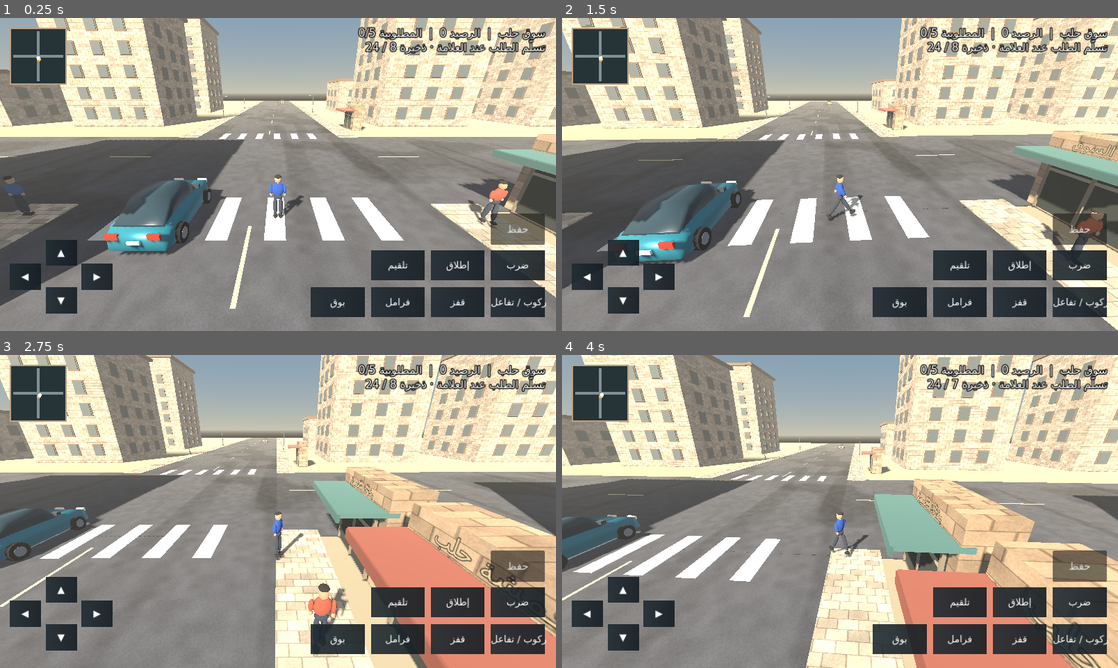
Above: before the commit, frames 1-4 (two rows, left to right).
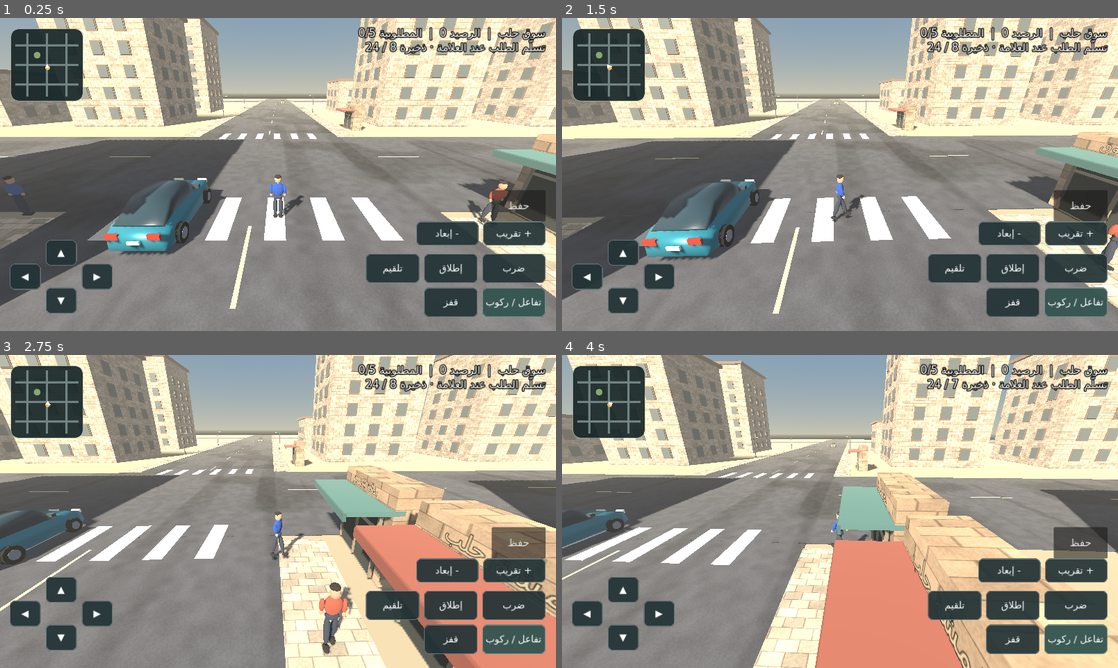
Above: after the commit, the same moments.

Repository: yosef12352/Sham-Streets-3D
Game: Godot game, scene res://main.tscn
Two runs of this game, one before a commit and one after it. Both use one fixed random seed, a clock stepped at 60 frames per second and the inputs below.
Inputs (mouse positions are in pixels of both pictures, inside the frame that each line leads up to):
- Up to frame 1 (0.25 s): no input
- Up to frame 2 (1.5 s): click "حفظ" at 0.5 s; tap Enter at 1.25 s; move the mouse to (962, 158) at 1.27 s; hold Right (ui_right) from 1.28 s (still down); tap E at 1.35 s; click (962, 158) at 1.42 s
- Up to frame 3 (2.75 s): tap Space at 1.52 s; release Right (ui_right) at 2 s; drag from (166, 527) to (250, 574) at 2.02 s
- Up to frame 4 (4 s): move the mouse to (895, 442) at 2.77 s; hold Right (ui_right) 2.78-3.5 s; tap G at 2.85 s; click (895, 442) at 2.92 s; tap E at 3.05 s; drag from (812, 574) to (673, 464) at 3.52 s

The runs differ from the first frame. In frame 1, 9.5% of the frame differs, in the area x 1-100%, y 1-96%; in frame 2, 36%; in frame 3, 31%; in frame 4, 49%, in the area x 0-100%, y 0-100%.

Commit message:
Expand Aleppo map and improve camera and mobile controls

Diff:
--- /dev/null
+++ b/scripts/city_layout.gd
@@ -0,0 +1,11 @@
+extends RefCounted
+
+const HALF_SIZE := 176.0
+const BLOCK_SIZE := 22.0
+const ROAD_CENTERS := [-110.0, 0.0, 110.0]
+const PARK := Vector3(-44, 0, -44)
+
+static func has_building(column: int, row: int) -> bool:
+    if column in [-5, 0, 5] or row in [-5, 0, 5]:
+        return false
+    return not (column in [-3, -2] and row in [-3, -2])
--- a/scripts/district_stream.gd
+++ b/scripts/district_stream.gd
@@ -1,6 +1,6 @@
 extends Node3D
 
-const BLOCK_DISTANCE := 22.0
+const CITY := preload("res://scripts/city_layout.gd")
 const LOAD_RADIUS := 57.0
 const UNLOAD_RADIUS := 70.0
 const UPDATE_DISTANCE := 4.0
@@ -30,12 +30,12 @@
     if focus.distance_squared_to(last_focus) < UPDATE_DISTANCE * UPDATE_DISTANCE:
         return
     last_focus = focus
-    for x in range(-4, 5):
-        for z in range(-4, 5):
-            if x == 0 or z == 0:
+    for x in range(-7, 8):
+        for z in range(-7, 8):
+            if not CITY.has_building(x, z):
                 continue
             var key := Vector2i(x, z)
-            var location := Vector3(x * BLOCK_DISTANCE, 0, z * BLOCK_DISTANCE)
+            var location := Vector3(x * CITY.BLOCK_SIZE, 0, z * CITY.BLOCK_SIZE)
             var distance := focus.distance_squared_to(location)
             if blocks.has(key):
                 if distance > UNLOAD_RADIUS * UNLOAD_RADIUS:
--- a/scripts/market_map.gd
+++ b/scripts/market_map.gd
@@ -1,26 +1,46 @@
 extends Control
 
-const EXTENT := 116.0
+const CITY := preload("res://scripts/city_layout.gd")
 var actor := Vector3.ZERO
 var target := Vector3.ZERO
+var heading := 0.0
 
-func update_positions(position: Vector3, objective: Vector3) -> void:
-    if actor.is_equal_approx(position) and target.is_equal_approx(objective):
+func update_positions(position: Vector3, objective: Vector3, angle: float) -> void:
+    if actor.is_equal_approx(position) and target.is_equal_approx(objective) and is_equal_approx(heading, angle):
         return
     actor = position
     target = objective
+    heading = angle
     queue_redraw()
 
 func _draw() -> void:
     var border := Rect2(Vector2.ZERO, size)
-    draw_rect(border, Color("#263438"))
-    var center := size * 0.5
-    draw_line(Vector2(center.x, 7), Vector2(center.x, size.y - 7), Color("#809194"), 6)
-    draw_line(Vector2(7, center.y), Vector2(size.x - 7, center.y), Color("#809194"), 6)
-    draw_circle(_point(target), 4.5, Color("#f6bb52"))
-    draw_circle(_point(actor), 4.5, Color("#f6ffff"))
-    draw_rect(border, Color("#b8a183"), false, 2)
+    draw_style_box(_panel(), border)
+    var edge := 12.0
+    for road: float in CITY.ROAD_CENTERS:
+        var x := _point(Vector3(road, 0, 0)).x
+        var y := _point(Vector3(0, 0, road)).y
+        draw_line(Vector2(x, edge), Vector2(x, size.y - edge), Color("#728383"), 4, true)
+        draw_line(Vector2(edge, y), Vector2(size.x - edge, y), Color("#728383"), 4, true)
+    var park := _point(CITY.PARK + Vector3(-11, 0, -11))
+    draw_circle(park, 7, Color("#89a76e"), true, -1, true)
+    draw_circle(_point(target), 4.7, Color("#f4bb63"), true, -1, true)
+    var point := _point(actor)
+    var forward := Vector2(-sin(heading), -cos(heading))
+    draw_colored_polygon(PackedVector2Array([
+        point + forward * 6.5,
+        point - forward * 4 + forward.orthogonal() * 4.5,
+        point - forward * 4 - forward.orthogonal() * 4.5
+    ]), Color("#f5fbf7"))
+
+func _panel() -> StyleBoxFlat:
+    var panel := StyleBoxFlat.new()
+    panel.bg_color = Color("#192729ee")
+    panel.border_color = Color("#a9ab9088")
+    panel.set_border_width_all(2)
+    panel.set_corner_radius_all(18)
+    return panel
 
 func _point(location: Vector3) -> Vector2:
-    var normalized := (Vector2(location.x, location.z) / EXTENT).clamp(-Vector2.ONE, Vector2.ONE)
-    return size * 0.5 + normalized * (size * 0.5 - Vector2(9, 9))
+    var normalized := (Vector2(location.x, location.z) / CITY.HALF_SIZE).clamp(-Vector2.ONE, Vector2.ONE)
+    return size * 0.5 + normalized * (size * 0.5 - Vector2(12, 12))
--- a/scripts/world.gd
+++ b/scripts/world.gd
@@ -2,6 +2,7 @@
 
 const UI_FONT := preload("res://assets/fonts/DejaVuSans-UI.ttf")
 const STREET_SURFACE := preload("res://assets/materials/street_surface.gdshader")
+const CITY := preload("res://scripts/city_layout.gd")
 const SPEED := 6.0
 const JUMP_SPEED := 6.0
 const GRAVITY := 18.0
@@ -10,9 +11,16 @@
 var stick := Vector2.ZERO
 var touch_start := Vector2.ZERO
 var touch_id := -1
-var look_id := -1
 var yaw := 0.0
 var pitch := 0.38
+var zoom_scale := 1.0
+var current_zoom := 1.0
+var camera_fingers: Dictionary = {}
+var camera_span := 0.0
+var foot_buttons: Array[TouchScreenButton] = []
+var car_buttons: Array[TouchScreenButton] = []
+var action_button: TouchScreenButton
+var movement_focus := Vector3(INF, 0, INF)
 var car: ShamVehicleController
 var districts := preload("res://scripts/district_stream.gd").new()
 var pedestrians: Node3D
@@ -79,22 +87,26 @@
     add_child(body)
 
 func _build_city() -> void:
-    _box(Vector3(0,-0.5,0), Vector3(240,1,240), Color(0.64,0.58,0.46))
+    _box(Vector3(0,-0.5,0), Vector3(CITY.HALF_SIZE * 2, 1, CITY.HALF_SIZE * 2), Color(0.64,0.58,0.46))
     add_child(districts)
     _build_pedestrians()
     var asphalt := _street_surface(Color("#555557"), 0)
     var paving := _street_surface(Color("#bdab90"), 1)
     var shop_stone := _street_surface(Color("#ae9171"), 2)
-    _box(Vector3(0, 0.02, 0), Vector3(15, 0.04, 230), Color.WHITE, false, asphalt)
-    _box(Vector3(0, 0.03, 0), Vector3(230, 0.04, 15), Color.WHITE, false, asphalt)
-    for i in range(-10, 11):
-        if i == 0:
+    for center: float in CITY.ROAD_CENTERS:
+        _box(Vector3(center, 0.02, 0), Vector3(15, 0.04, 350), Color.WHITE, false, asphalt)
+        _box(Vector3(0, 0.03, center), Vector3(350, 0.04, 15), Color.WHITE, false, asphalt)
+    _build_park(paving)
+    for i in range(-16, 17):
+        if i in [-11, 0, 11]:
             continue
         _box(Vector3(0, 0.065, i * 10), Vector3(0.13, 0.015, 3), Color("#decf92"), false)
         _box(Vector3(i * 10, 0.065, 0), Vector3(3, 0.015, 0.13), Color("#decf92"), false)
     for side in [-1, 1]:
-        for half in [-1, 1]:
-            _box(Vector3(side * 8.5, 0.05, half * 58), Vector3(2, 0.1, 102), Color.WHITE, true, paving)
+        for center_z in [-147.0, -55.0, 55.0, 147.0]:
+            var length := 56.0 if absf(center_z) > 100 else 94.0
+            for road_x: float in CITY.ROAD_CENTERS:
+                _box(Vector3(road_x + side * 8.5, 0.05, center_z), Vector3(2, 0.1, length), Color.WHITE, true, paving)
         for zebra in range(6):
             _box(Vector3(-4.8 + zebra * 1.9, 0.066, side * 7.8), Vector3(0.72, 0.012, 2.9), Color("#d7d2bd"), false)
     for stall in range(-3, 5):
@@ -130,6 +142,28 @@
     env.environment = e
     add_child(env)
 
+func _build_park(paving: Material) -> void:
+    var center: Vector3 = CITY.PARK + Vector3(-11, 0, -11)
+    _box(center + Vector3(0, 0.025, 0), Vector3(37, 0.05, 37), Color("#626c49"), false)
+    _box(center + Vector3(0, 0.043, 0), Vector3(37, 0.04, 3.2), Color.WHITE, false, paving)
+    _box(center + Vector3(0, 0.045, 0), Vector3(3.2, 0.04, 37), Color.WHITE, false, paving)
+    for x in [-13, -6, 6, 13]:
+        for z in [-13, -6, 6, 13]:
+            var location := center + Vector3(x, 0, z)
+            _box(location + Vector3.UP * 0.83, Vector3(0.22, 1.65, 0.22), Color("#69543c"), true)
+            var leaves := MeshInstance3D.new()
+            var canopy := SphereMesh.new()
+            canopy.radius = 1.42
+            canopy.height = 2.7
+            canopy.radial_segments = 8
+            canopy.rings = 5
+            var material := StandardMaterial3D.new()
+            material.albedo_color = Color("#485738").lightened(float(abs(x + z) % 8) * 0.025)
+            canopy.material = material
+            leaves.mesh = canopy
+            leaves.position = location + Vector3.UP * 2.5
+            add_child(leaves)
+
 func _street_surface(color: Color, kind: int) -> ShaderMaterial:
     var material := ShaderMaterial.new()
     material.shader = STREET_SURFACE
@@ -170,9 +204,11 @@
     pedestrians.name = "MarketPedestrians"
     add_child(pedestrians)
     var colors := [Color(0.63, 0.31, 0.23), Color(0.26, 0.39, 0.52), Color(0.50, 0.42, 0.25)]
-    for index in range(12):
+    for index in range(24):
         var side := -1 if index % 2 == 1 else 1
         var from := Vector3(side * 8.45, 0.93, 8 + (index / 2) * 12)
+        if index >= 12:
+            from = Vector3(-110 + side * 8.45, 0.93, -91 + ((index - 12) / 2) * 13)
         var to := from + Vector3(0, 0, 8)
         var pedestrian := preload("res://scripts/market_pedestrian.gd").new()
         pedestrian.configure(from, to, colors[index % colors.size()], float(index % 4) * 0.28)
@@ -221,18 +257,21 @@
     hud.add_theme_constant_override("outline_size", 8)
     overlay.add_child(hud)
     minimap.position = Vector2(24, 24)
-    minimap.size = Vector2(128, 128)
+    minimap.size = Vector2(168, 168)
     minimap.mouse_filter = Control.MOUSE_FILTER_IGNORE
     overlay.add_child(minimap)
-    _touch_action(overlay, "ركوب / تفاعل", Vector2(1130, 620), _request_interaction)
-    _touch_action(overlay, "ضرب", Vector2(1130, 535), func() -> void: action_requested = "strike")
-    _touch_action(overlay, "إطلاق", Vector2(992, 535), func() -> void: action_requested = "pulse")
-    _touch_action(overlay, "تلقيم", Vector2(854, 535), func() -> void: action_requested = "reload")
-    _touch_action(overlay, "بوق", Vector2(716, 620), func() -> void: action_requested = "horn")
-    _touch_action(overlay, "قفز", Vector2(992, 620), _jump)
-    var brake := _touch_action(overlay, "فرامل", Vector2(854, 620), func() -> void: braking = true)
+    action_button = _touch_action(overlay, "تفاعل / ركوب", Vector2(1110, 620), _request_interaction, Vector2(146, 68), true)
+    foot_buttons.append(_touch_action(overlay, "ضرب", Vector2(1110, 542), func() -> void: action_requested = "strike", Vector2(146, 68)))
+    foot_buttons.append(_touch_action(overlay, "إطلاق", Vector2(976, 542), func() -> void: action_requested = "pulse"))
+    foot_buttons.append(_touch_action(overlay, "تلقيم", Vector2(842, 542), func() -> void: action_requested = "reload"))
+    foot_buttons.append(_touch_action(overlay, "قفز", Vector2(976, 620), _jump))
+    car_buttons.append(_touch_action(overlay, "بوق", Vector2(842, 620), func() -> void: action_requested = "horn"))
+    var brake := _touch_action(overlay, "فرامل", Vector2(976, 620), func() -> void: braking = true)
     brake.released.connect(func() -> void: braking = false)
-    _button(overlay, "حفظ", Vector2(-150, -270)).pressed.connect(_save_with_feedback)
+    car_buttons.append(brake)
+    _button(overlay, "حفظ", Vector2(-148, -324)).pressed.connect(_save_with_feedback)
+    _touch_action(overlay, "+ تقريب", Vector2(1112, 468), func() -> void: _adjust_zoom(-0.15), Vector2(144, 56))
+    _touch_action(overlay, "- إبعاد", Vector2(958, 468), func() -> void: _adjust_zoom(0.15), Vector2(144, 56))
     _movement_button(overlay, "▲", Vector2(105, 510), Vector2.UP)
     _movement_button(overlay, "▼", Vector2(105, 620), Vector2.DOWN)
     _movement_button(overlay, "◀", Vector2(22, 565), Vector2.LEFT)
@@ -242,17 +281,13 @@
     var button := _touch_action(parent, title, location, func() -> void: pad_touches[direction] = true, Vector2(72, 60))
     button.released.connect(func() -> void: pad_touches.erase(direction))
 
-func _touch_action(parent: Control, title: String, location: Vector2, callback: Callable, extent := Vector2(124, 68)) -> TouchScreenButton:
+func _touch_action(parent: Control, title: String, location: Vector2, callback: Callable, extent := Vector2(124, 68), primary := false) -> TouchScreenButton:
     var button := TouchScreenButton.new()
     button.position = location
-    var normal := GradientTexture2D.new()
-    normal.width = int(extent.x)
-    normal.height = int(extent.y)
-    var gradient := Gradient.new()
-    gradient.colors = PackedColorArray([Color("#202b32e6"), Color("#141d23e6")])
-    normal.gradient = gradient
-    button.texture_normal = normal
+    button.texture_normal = _button_texture(extent, Color("#233336ed") if not primary else Color("#355551f5"))
+    button.texture_pressed = _button_texture(extent, Color("#53695ced"))
     var label := Label.new()
+    label.name = "Caption"
     label.text = title
     label.size = extent
     label.horizontal_alignment = HORIZONTAL_ALIGNMENT_CENTER
@@ -264,6 +299,19 @@
     button.pressed.connect(callback)
     parent.add_child(button)
     return button
+
+func _button_texture(extent: Vector2, fill: Color) -> ImageTexture:
+    var image := Image.create(int(extent.x), int(extent.y), false, Image.FORMAT_RGBA8)
+    var radius := 13.0
+    for y in range(image.get_height()):
+        for x in range(image.get_width()):
+            var position := Vector2(x + 0.5, y + 0.5)
+            var corner := position.clamp(Vector2.ONE * radius, extent - Vector2.ONE * radius)
+            var distance := (position - corner).length()
+            if distance < radius:
+                var shade := fill.lightened(0.33) if distance > radius - 1.7 else fill
+                image.set_pixel(x, y, shade)
+    return ImageTexture.create_from_image(image)
 
 func _button(parent: Control, label: String, offset: Vector2) -> Button:
     var button := Button.new()
@@ -293,6 +341,11 @@
     add_child(marker)
 
 func _refresh_ui(message := "") -> void:
+    for button in foot_buttons:
+        button.visible = not driving
+    for button in car_buttons:
+        button.visible = driving
+    (action_button.get_node("Caption") as Label).text = "نزول" if driving else "تفاعل / ركوب"
     var objective := "تسلّم الطلب عند العلامة"
     marker.position = PICKUP + Vector3.UP * 0.13
     if missions.active_mission == JOB:
@@ -382,7 +435,7 @@
             if not (component is float or component is int) or not is_finite(float(component)):
                 return fallback
         var position := Vector3(value[0], value[1], value[2])
-        if absf(position.x) < 114 and absf(position.z) < 114 and position.y >= 0 and position.y < 40:
+        if absf(position.x) < CITY.HALF_SIZE - 1 and absf(position.z) < CITY.HALF_SIZE - 1 and position.y >= 0 and position.y < 40:
             return position
     return fallback
 
@@ -413,7 +466,8 @@
 func _notification(what: int) -> void:
     if what == NOTIFICATION_APPLICATION_FOCUS_OUT or what == NOTIFICATION_APPLICATION_PAUSED:
         touch_id = -1
-        look_id = -1
+        camera_fingers.clear()
+        camera_span = 0.0
         stick = Vector2.ZERO
         braking = false
         pad_touches.clear()
@@ -423,6 +477,10 @@
 func _unhandled_input(event: InputEvent) -> void:
     if event is InputEventKey and event.pressed and not event.echo:
         match event.physical_keycode:
+            KEY_EQUAL, KEY_KP_ADD:
+                _adjust_zoom(-0.15)
+            KEY_MINUS, KEY_KP_SUBTRACT:
+                _adjust_zoom(0.15)
             KEY_F:
                 action_requested = "strike"
             KEY_G:
@@ -443,20 +501,43 @@
                 if touch_id == -1:
                     touch_id = event.index
                     touch_start = event.position
-            elif look_id == -1:
-                look_id = event.index
+            elif camera_fingers.size() < 2:
+                camera_fingers[event.index] = event.position
+                camera_span = _finger_span()
         elif event.index == touch_id:
             touch_id = -1
             stick = Vector2.ZERO
-        elif event.index == look_id:
-            look_id = -1
+        elif camera_fingers.has(event.index):
+            camera_fingers.erase(event.index)
+            camera_span = 0.0
     elif event is InputEventScreenDrag:
         if event.index == touch_id:
             stick = (event.position - touch_start).limit_length(95) / 95.0
-        elif event.index == look_id:
-            _orbit(event.relative)
+        elif camera_fingers.has(event.index):
+            camera_fingers[event.index] = event.position
+            if camera_fingers.size() == 2:
+                var span := _finger_span()
+                if camera_span > 12.0 and span > 12.0:
+                    zoom_scale = clampf(zoom_scale * camera_span / span, 0.48, 1.9)
+                camera_span = span
+            else:
+                _orbit(event.relative)
+    elif event is InputEventMouseButton and event.pressed:
+        if event.button_index == MOUSE_BUTTON_WHEEL_UP:
+            _adjust_zoom(-0.15)
+        elif event.button_index == MOUSE_BUTTON_WHEEL_DOWN:
+            _adjust_zoom(0.15)
     elif event is InputEventMouseMotion and Input.is_mouse_button_pressed(MOUSE_BUTTON_RIGHT):
         _orbit(event.relative)
+
+func _finger_span() -> float:
+    if camera_fingers.size() != 2:
+        return 0.0
+    var locations := camera_fingers.values()
+    return locations[0].distance_to(locations[1])
+
+func _adjust_zoom(amount: float) -> void:
+    zoom_scale = clampf(zoom_scale + amount, 0.48, 1.9)
 
 func _orbit(relative: Vector2) -> void:
     yaw = wrapf(yaw - relative.x * 0.008, -PI, PI)
@@ -489,8 +570,11 @@
         var direction := Vector3(input_dir.x, 0, input_dir.y).rotated(Vector3.UP, yaw)
         var running := Input.is_physical_key_pressed(KEY_SHIFT) or stick.length() > 0.9
         var speed := SPEED * (1.55 if running else 1.0)
-        player.velocity.x = direction.x * speed
-        player.velocity.z = direction.z * speed
+        var horizontal_velocity := Vector2(player.velocity.x, player.velocity.z)
+        var desired_velocity := Vector2(direction.x, direction.z) * speed
+        horizontal_velocity = horizontal_velocity.move_toward(desired_velocity, (23.0 if input_dir.length() > 0.08 else 34.0) * delta)
+        player.velocity.x = horizontal_velocity.x
+        player.velocity.z = horizontal_velocity.y
         if not player.is_on_floor():
             player.velocity.y -= GRAVITY * delta
         player.move_and_slide()
@@ -504,18 +588,25 @@
             sounds.play_effect("step", -22)
             step_delay = clampf(1.65 / pace, 0.19, 0.53)
         if direction.length() > 0.1:
-            player.rotation.y = atan2(-direction.x, -direction.z)
+            player.rotation.y = lerp_angle(player.rotation.y, atan2(-direction.x, -direction.z), 1.0 - exp(-delta * 19.0))
         if player.position.y < -8:
             player.position = SPAWN
             player.velocity = Vector3.ZERO
     var actor_position := car.position if driving else player.position
     districts.update_focus(actor_position)
-    minimap.update_positions(actor_position, marker.position)
+    if actor_position.distance_squared_to(movement_focus) > 25.0:
+        movement_focus = actor_position
+        for pedestrian in pedestrians.get_children():
+            var near: bool = actor_position.distance_squared_to(pedestrian.position) < 65.0 * 65.0
+            pedestrian.visible = near
+            pedestrian.set_physics_process(near)
+    minimap.update_positions(actor_position, marker.position, (car if driving else player).rotation.y)
     road_response.tick(delta, car, actor_position, state)
     var focus := actor_position + Vector3.UP * 0.95
     var heading := yaw + (car.rotation.y if driving else 0.0)
     var offset := Vector3(0, sin(pitch), cos(pitch)).rotated(Vector3.UP, heading)
-    var target := focus + offset * (10.0 if driving else 7.0)
+    current_zoom = lerpf(current_zoom, zoom_scale, 1.0 - exp(-delta * 11.0))
+    var target := focus + offset * (10.0 if driving else 7.0) * current_zoom
     var query := PhysicsRayQueryParameters3D.create(focus, target, 1, [player.get_rid(), car.get_rid()])
     var hit := get_world_3d().direct_space_state.intersect_ray(query)
     if not hit.is_empty():
--- a/tests/playable_smoke.gd
+++ b/tests/playable_smoke.gd
@@ -92,7 +92,7 @@
     third.road_response.remaining = 0.0
     await frames(3)
     check(third.state.wanted_level == 0 and not third.road_response.patrol.visible, "Patrol should end at zero")
-    check(third.pedestrians.get_child_count() == 12, "Market should have twelve residents")
+    check(third.pedestrians.get_child_count() == 24, "City should have twenty-four residents")
     check(third.car.get_node("Trim").get_child_count() >= 8, "Car trim should be attached")
     third.action_requested = "pulse"
     await frames(2)
@@ -104,10 +104,23 @@
     third.action_requested = "reload"
     await frames(2)
     check(third.rounds == 8 and third.reserve == 23, "Reload should transfer reserve ammo")
+    third._adjust_zoom(-10.0)
+    check(is_equal_approx(third.zoom_scale, 0.48), "Camera zoom should clamp at the near limit")
+    third._adjust_zoom(10.0)
+    check(is_equal_approx(third.zoom_scale, 1.9), "Camera zoom should clamp at the far limit")
+    await frames(12)
+    check(third.current_zoom > 1.5, "Camera should move smoothly toward the zoom target")
+    third.player.position = Vector3(-110, 1.0, -65)
+    await frames(5)
+    check(third.districts.blocks.has(Vector2i(-6, -3)), "Outer district should load when approached")
+    check(third.pedestrians.get_child(14).visible, "Outer district should wake nearby residents")
+    check(not third.pedestrians.get_child(0).visible, "Distant market residents should be hidden")
+    check(third._save(), "Expanded district should be saveable")
+    check(third._position_from_save(ShamSaveSystem.load_game().get("position"), Vector3.ZERO).x < -100.0, "Expanded coordinates should restore")
     var corrupted := FileAccess.open(ShamSaveSystem.SAVE_PATH, FileAccess.WRITE)
     corrupted.store_string("{truncated")
     corrupted.close()
-    check(ShamSaveSystem.load_game().get("money") == 150, "Corrupt current save should recover previous valid save")
+    check(ShamSaveSystem.load_game().get("money") == 100, "Corrupt current save should recover previous valid save")
     if failures == 0:
         print("PASS: streaming, pedestrians, traffic, patrol, movement, car, delivery, shop, reload and backup recovery")
     third.queue_free()
Not shown, changed: docs/PROGRESS.md
